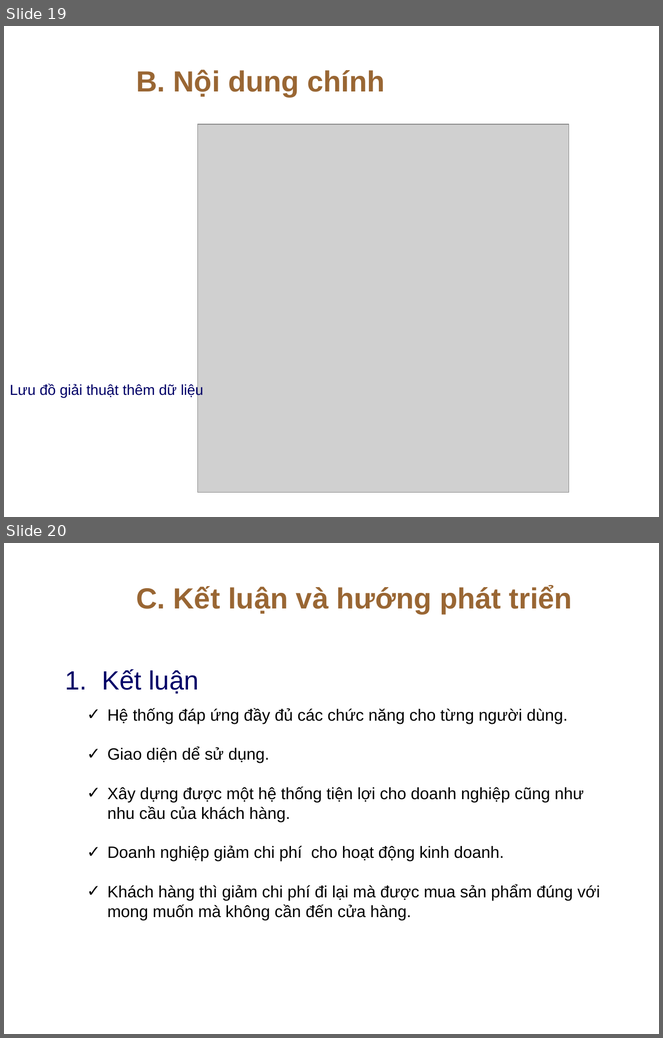
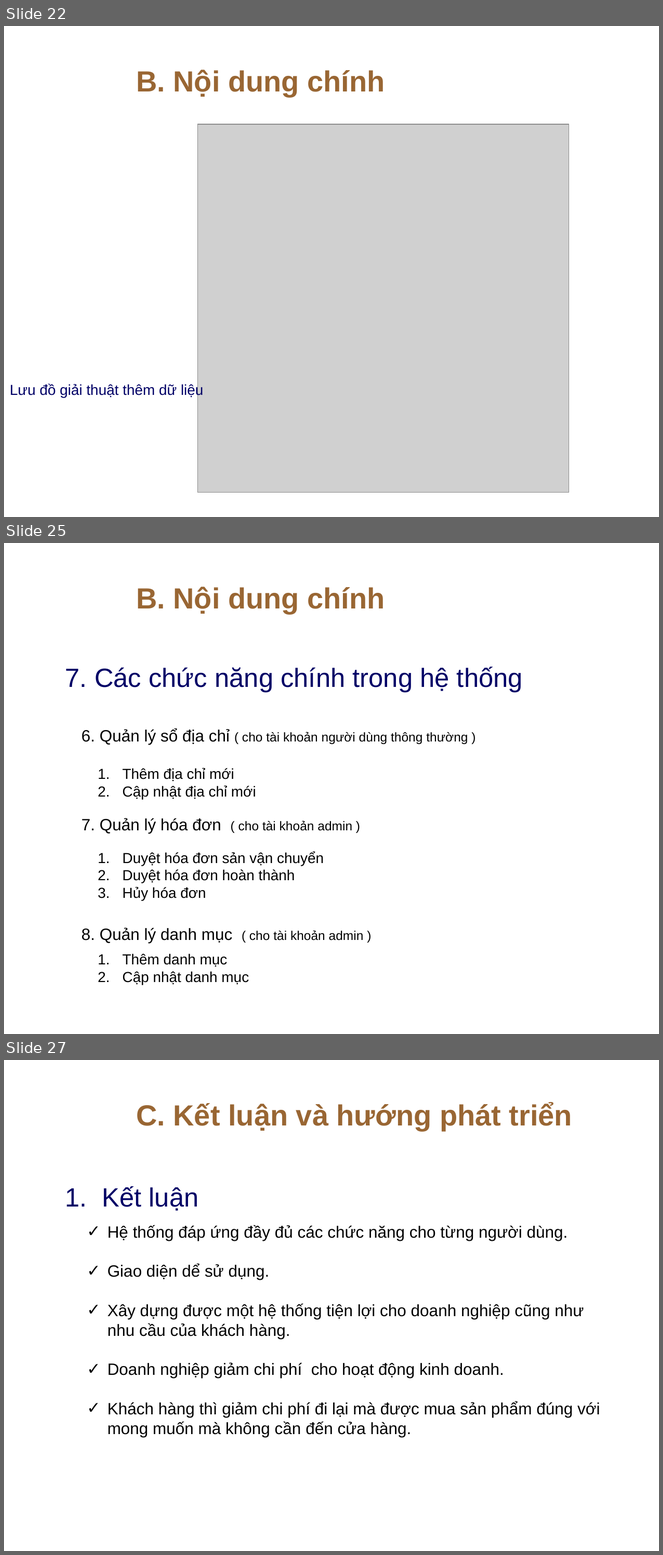
Before and after one commit to khanhpro1996ct/luanvanTN, a slide deck: SlideBaoCaoLVTN_NguyenQuocKhanh.pptx. Shown one above the other, each under a label of ours: slides 19 and 20 before the commit, slides 22, 25 and 27 after it; the slides between them are not shown. The pictures are 663x1038 and 663x1555 pixels, drawn with LibreOffice and Linux fonts; fonts in the diff are those of the drawing; grey boxes stand for pictures; background and template pictures are left out. Boxes give left, top, right and bottom in pixels: in the first picture for what was removed or moved away, otherwise in the second. Text is boxed around its words. In the diff, an @@ line names an element or a change of style, - is before the commit and + after.

```diff
--- a/SlideBaoCaoLVTN_NguyenQuocKhanh.pptx
+++ b/SlideBaoCaoLVTN_NguyenQuocKhanh.pptx
@@ slide 25 added at (4, 543, 659, 1034), background picture (left out) @@
@@ title added at (136, 587, 385, 614), 32 pt, text #996633, bold @@
+B. Nội dung chính
@@ text added at (65, 667, 523, 693), 29 pt, text #000066 @@
+7. Các chức năng chính trong hệ thống
@@ text added at (81, 729, 468, 745), 14 pt, text #000000 @@
+6. Quản lý sổ địa chỉ ( cho tài khoản người dùng thông thường )
@@ text added at (123, 768, 256, 799), 16 pt, text #000000 @@
+1. Thêm địa chỉ mới
+2. Cập nhật địa chỉ mới
@@ text added at (81, 818, 352, 834), 14 pt, text #000000 @@
+7. Quản lý hóa đơn ( cho tài khoản admin )
@@ text added at (123, 852, 324, 901), 16 pt, text #000000 @@
+1. Duyệt hóa đơn sản vận chuyển
+2. Duyệt hóa đơn hoàn thành
+3. Hủy hóa đơn
@@ text added at (81, 928, 364, 943), 14 pt, text #000000 @@
+8. Quản lý danh mục ( cho tài khoản admin )
@@ text added at (123, 954, 249, 985), 16 pt, text #000000 @@
+1. Thêm danh mục
+2. Cập nhật danh mục
@@ what was slide 19 is now slide 22 @@
@@ what was slide 20 is now slide 27 @@
```
Also in this commit, not shown: 3 slides changed, 6 other slides added, 30 other files.
